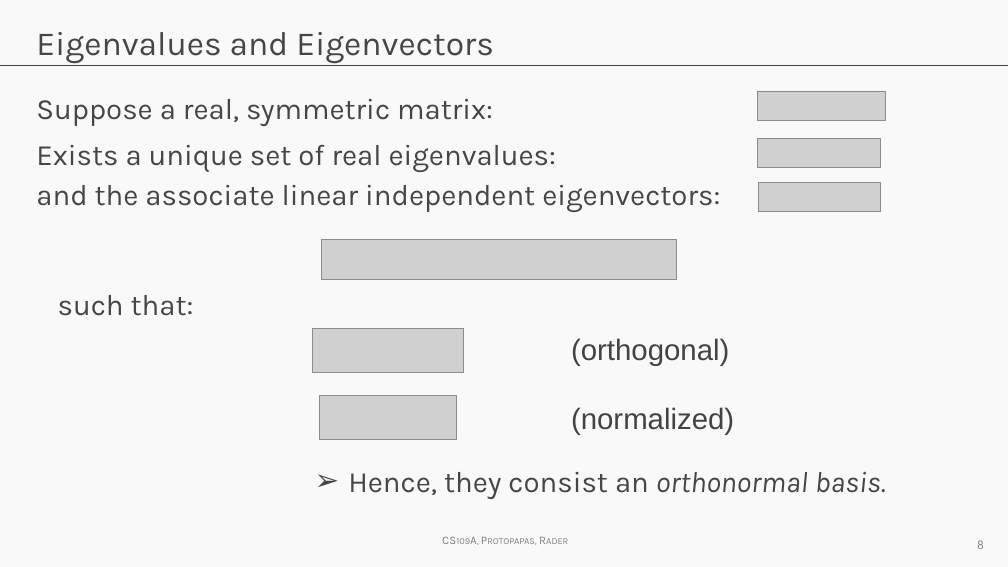
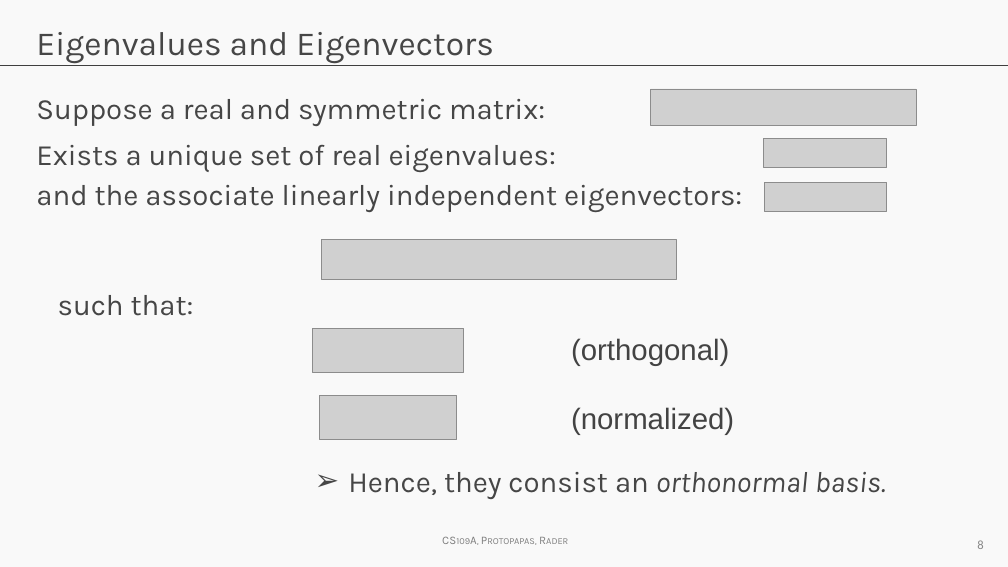
Before and after one commit to Harvard-IACS/2018-CS109A, a slide deck: slide 8 of content/a-sections/a-sec-4/Adv_Section4_Slides_PCA.pptx. Drawn at 1008x567 pixels with LibreOffice and Linux fonts; fonts in the diff are those of the drawing; grey boxes stand for pictures; background and template pictures are left out. Boxes give left, top, right and bottom in pixels: in the first picture for what was removed or moved away, otherwise in the second. Text is boxed around its words. In the diff, an @@ line names an element or a change of style, - is before the commit and + after.

```diff
--- a/content/a-sections/a-sec-4/Adv_Section4_Slides_PCA.pptx
+++ b/content/a-sections/a-sec-4/Adv_Section4_Slides_PCA.pptx
@@ picture added at box(651, 89, 917, 126) @@
@@ text at box(36, 99, 742, 212): text changed @@
-Suppose a real, symmetric matrix:
-Exists a unique set of real eigenvalues:
-and the associate linear independent eigenvectors:
+Suppose a real and symmetric matrix:
+Exists a unique set of real eigenvalues:
+and the associate linearly independent eigenvectors:
@@ picture removed at box(757, 91, 885, 120) @@
@@ picture: place and size @@
-picture at box(758, 138, 881, 168)
+picture at box(764, 138, 887, 168)
@@ picture: place and size @@
-picture at box(758, 182, 881, 212)
+picture at box(765, 182, 887, 212)
```
Also in this commit, not shown: 21 other slides changed, 2 slides added, 1 slide removed, 1 other file.
